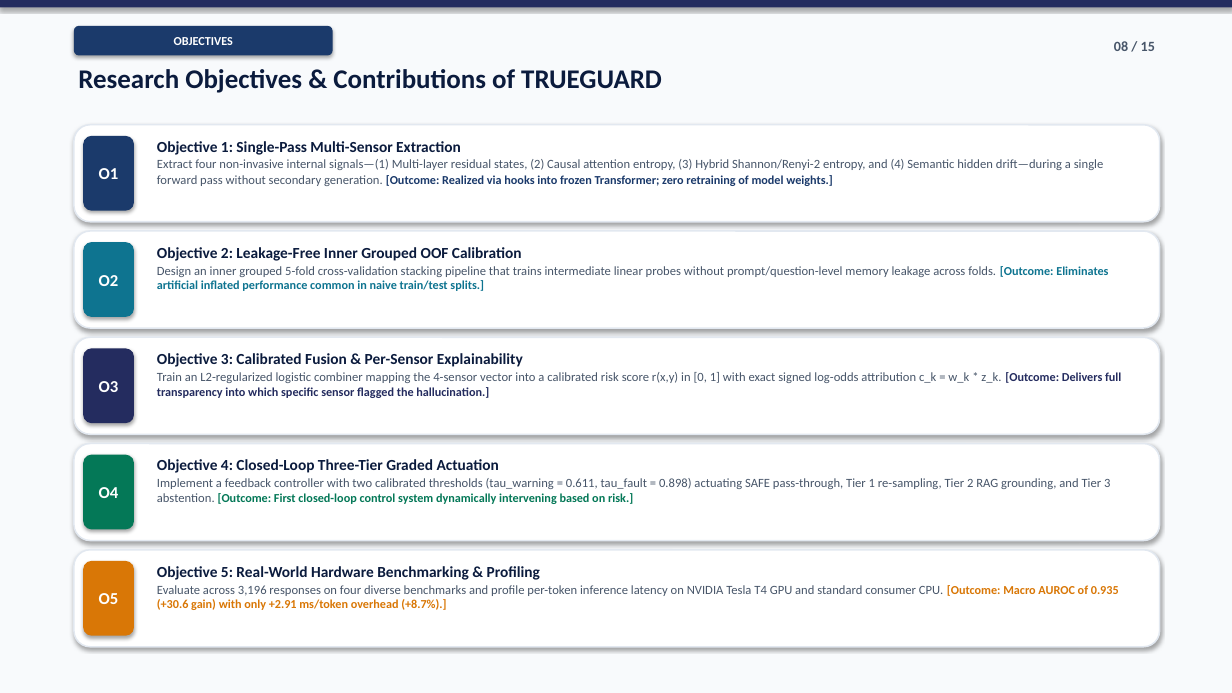
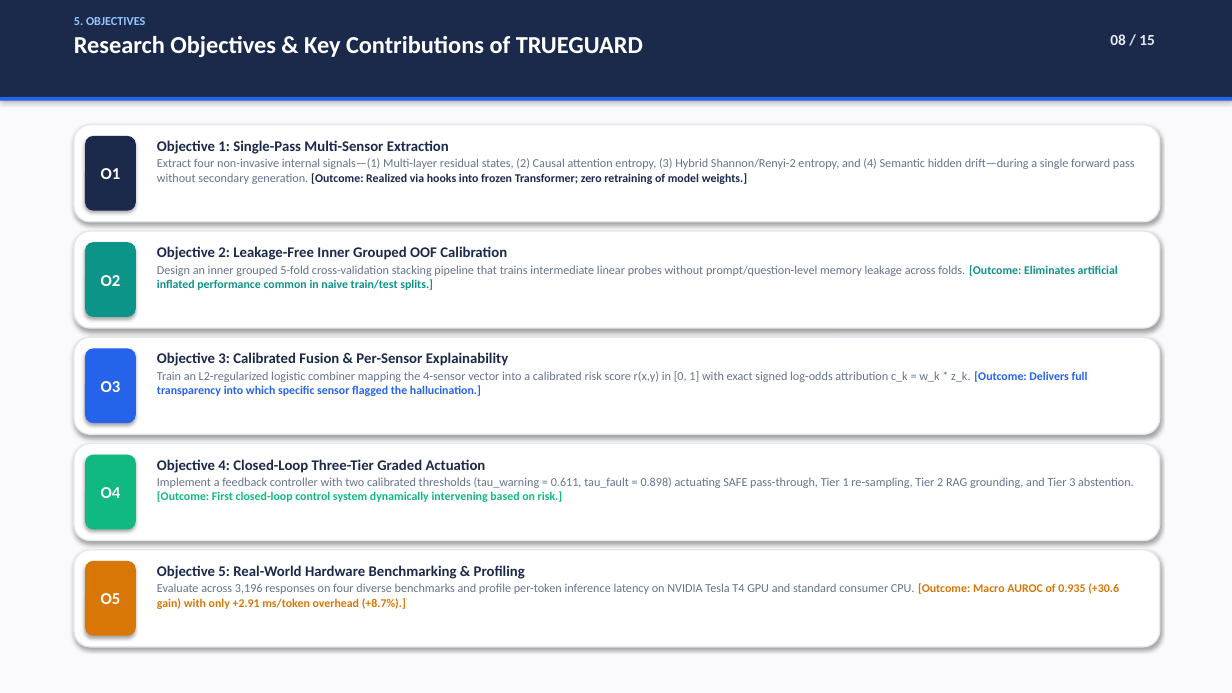
Before and after one commit to yogeshravi19/trueguard, a slide deck: slide 8 of CAPSTONE/FINAL_PRESENTATION.pptx. Drawn at 1232x693 pixels with LibreOffice and Linux fonts; fonts in the diff are those of the drawing. Boxes give left, top, right and bottom in pixels: in the first picture for what was removed or moved away, otherwise in the second. Text is boxed around its words. In the diff, an @@ line names an element or a change of style, - is before the commit and + after.

Commit message:
Redesign final review presentation with authentic academic VIT background, implementation details, and comparison with Review 2 baseline

```diff
--- a/CAPSTONE/FINAL_PRESENTATION.pptx
+++ b/CAPSTONE/FINAL_PRESENTATION.pptx
@@ rectangle at (0,0,1232,693): fill #F8FAFC to #FAFAFC @@
@@ rectangle: place and size @@
-rectangle at (0,0,1232,7)
+rectangle at (0,0,1232,97)
@@ rectangle at (0,0,1232,97): fill #242C5F to #1B2A4A @@
@@ text at (74,17,643,57): text changed; size 21 to 19 pt; text colour #0B1B3D to #FFFFFF @@
-Research Objectives & Contributions of TRUEGUARD
+5. OBJECTIVES
+Research Objectives & Key Contributions of TRUEGUARD
@@ rounded rectangle removed at (74,26,333,55) @@
-OBJECTIVES
@@ text "08 / 15" at (1110,34,1155,45): size 11 to 12 pt, text colour #475569 to #E2E8F0 @@
@@ rectangle added at (0,97,1232,101), fill #2563EB @@
@@ rounded rectangle "O1" at (85,136,136,211): fill #1B3A6B to #1B2A4A @@
@@ text "Objective 1: Single-Pass Multi-Sensor Extraction" at (157,140,1135,184): size 12 to 11.5 pt, text colour #0B1B3D to #1B2A4A in "Objective 1: Single-Pass Multi-Sensor Extraction"; size 9.8 to 9.5 pt, text colour #475569 to #64748B in "Extract four non-invasive internal signals—(1) Multi-layer r ..."; size 9.5 to 9.2 pt, text colour #1B3A6B to #1B2A4A in "[Outcome: Realized via hooks into frozen Transformer; ..." @@
@@ text "Objective 2: Leakage-Free Inner Grouped ..." at (157,246,1118,290): size 12 to 11.5 pt, text colour #0B1B3D to #1B2A4A in "Objective 2: Leakage-Free Inner Grouped OOF Calibration"; size 9.8 to 9.5 pt, text colour #475569 to #64748B in "Design an inner grouped 5-fold cross-validation stacking ..."; size 9.5 to 9.2 pt, text colour #0E7490 to #0D9488 in "[Outcome: Eliminates artificial inflated performance common  ..." @@
@@ rounded rectangle "O2" at (85,242,136,317): fill #0E7490 to #0D9488 @@
@@ rounded rectangle "O3" at (85,348,136,423): fill #242C5F to #2563EB @@
@@ text "Objective 3: Calibrated Fusion & ..." at (157,352,1088,396): size 12 to 11.5 pt, text colour #0B1B3D to #1B2A4A in "Objective 3: Calibrated Fusion & Per-Sensor Explainability"; size 9.8 to 9.5 pt, text colour #475569 to #64748B in "Train an L2-regularized logistic combiner mapping the ..."; size 9.5 to 9.2 pt, text colour #242C5F to #2563EB in "[Outcome: Delivers full transparency into which specific ..." @@
@@ rounded rectangle "O4" at (85,455,136,530): fill #047857 to #10B981 @@
@@ text "Objective 4: Closed-Loop Three-Tier Graded ..." at (157,459,1134,502): size 12 to 11.5 pt, text colour #0B1B3D to #1B2A4A in "Objective 4: Closed-Loop Three-Tier Graded Actuation"; size 9.8 to 9.5 pt, text colour #475569 to #64748B in "Implement a feedback controller with two calibrated ..."; size 9.5 to 9.2 pt, text colour #047857 to #10B981 in "[Outcome: First closed-loop control system dynamically inter ..." @@
@@ outline #E2E8F0 1.2 pt to #E2E8F0 1.1 pt in 5 elements at (74,125,1160,222), (74,231,1160,328), (74,337,1160,434), (74,444,1160,541), (74,550,1160,647) @@
@@ text "Objective 5: Real-World Hardware Benchmarking ..." at (157,565,1119,609): size 12 to 11.5 pt, text colour #0B1B3D to #1B2A4A in "Objective 5: Real-World Hardware Benchmarking & Profiling"; size 9.8 to 9.5 pt, text colour #475569 to #64748B in "Evaluate across 3,196 responses on four diverse ..."; size 9.5 to 9.2 pt in "[Outcome: Macro AUROC of 0.935 (+30.6 gain) ..." @@
```
Also in this commit, not shown: 14 other slides changed, 6 other files.
